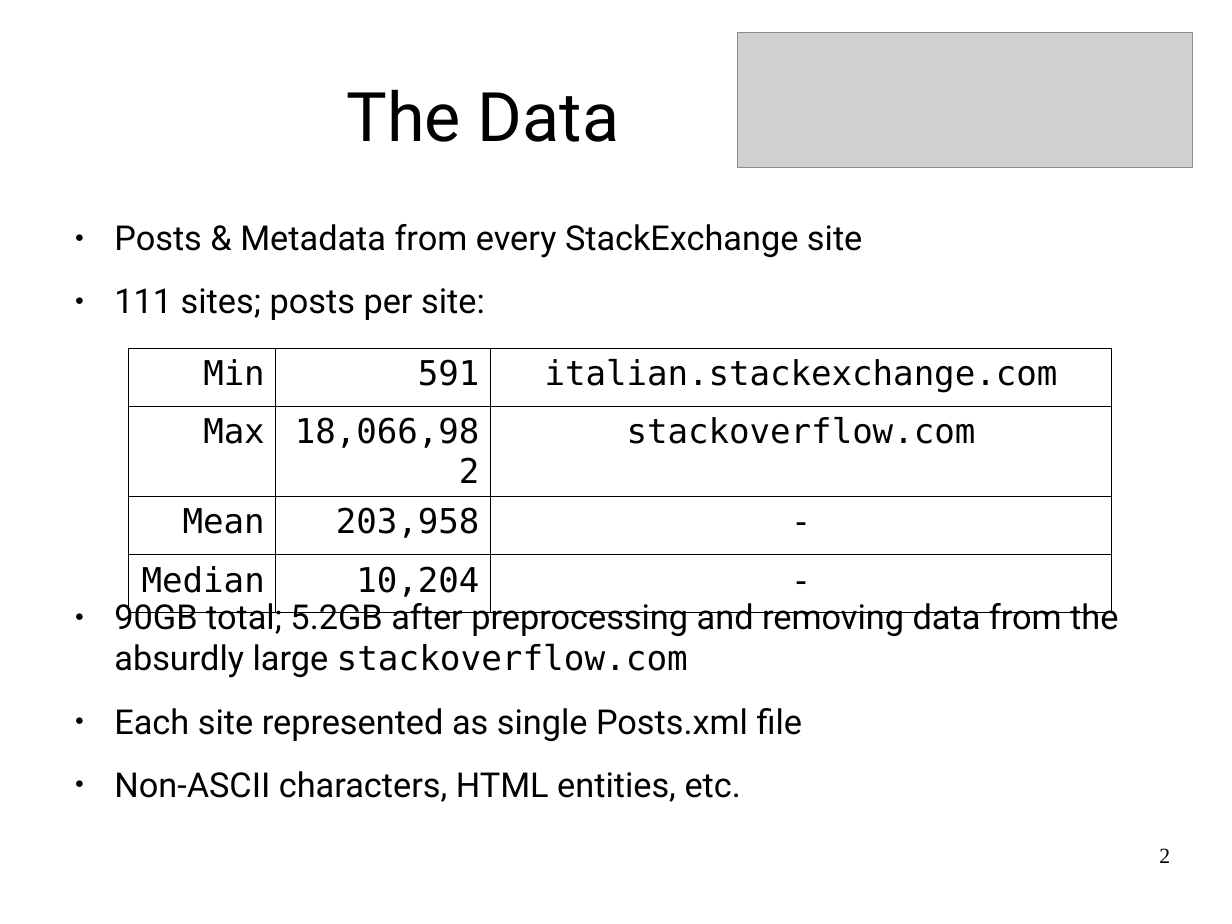
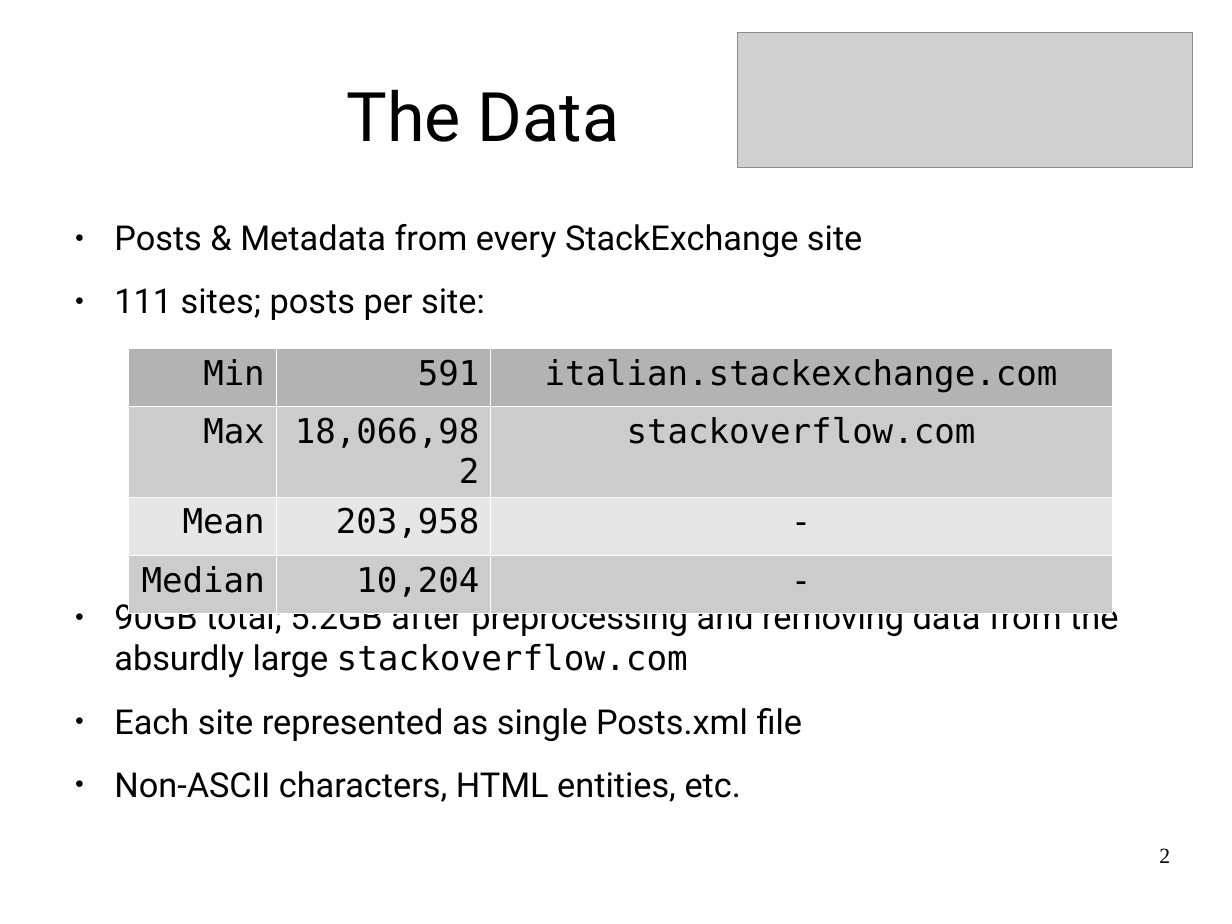
Before and after one commit to jrouly/stackmining, a slide deck: slide 2 of presentation/rouly_wells_presentation.odp. Drawn at 1232x924 pixels with LibreOffice and Linux fonts; fonts in the diff are those of the drawing; grey boxes stand for pictures; background and template pictures are left out. Boxes give left, top, right and bottom in pixels: in the first picture for what was removed or moved away, otherwise in the second. Text is boxed around its words. In the diff, an @@ line names an element or a change of style, - is before the commit and + after.

```diff
--- a/presentation/rouly_wells_presentation.odp
+++ b/presentation/rouly_wells_presentation.odp
@@ table at <box>129,348,1112,601</box> @@
@@ fill none to #B3B3B3 in row 1 @@
@@ fill none to #CCCCCC in 6 cells @@
@@ fill none to #E6E6E6 in row 3 @@
@@ borders changed @@
```
Also in this commit, not shown: 1 other slide changed, 1 slide added, 1 slide removed.
